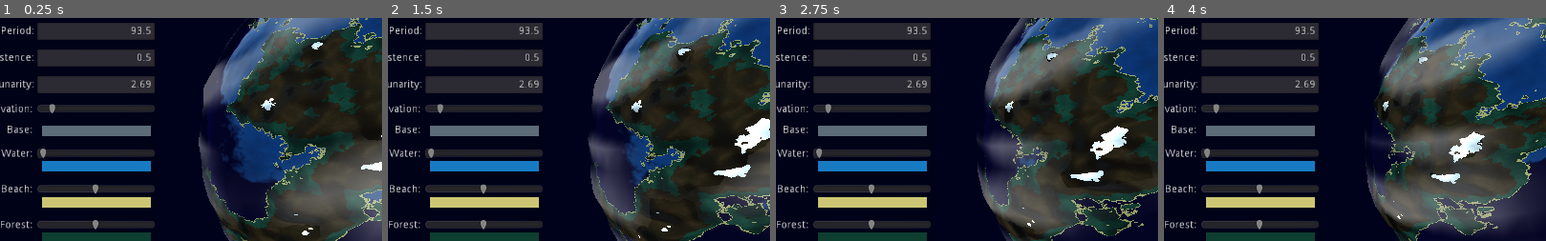
Above: before the commit, frames 1-4 (left to right).
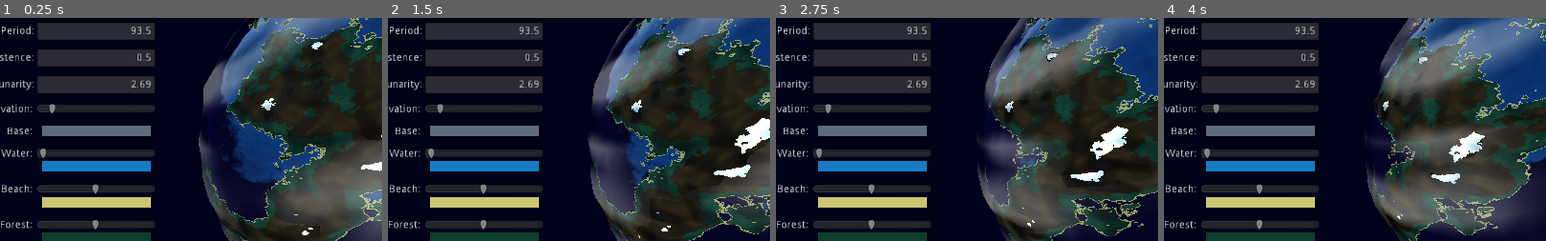
Above: after the commit, the same moments.

Repository: RichoM/SimplexNoiseTest
Game: Godot game, scene res://Test.tscn
Two runs of this game, one before a commit and one after it. Both use one fixed random seed, a clock stepped at 60 frames per second and the inputs below.
Inputs:
- Up to frame 1 (0.25 s): no input
- Up to frame 2 (1.5 s): no input
- Up to frame 3 (2.75 s): no input
- Up to frame 4 (4 s): no input
The pictures show only the part of the screen within x 12-62%, y 23-73%; the shares and areas given below are measured in that part.

The runs differ from the first frame. In frame 1, 0.1% of the frame differs, in the area x 2-9%, y 48-53%; in frame 2, 0.1%; in frame 3, 0.1%; in frame 4, 0.1%.

Commit message:
Small fix in the vertical alignment of one label

Diff:
--- a/godot/GUI.tscn
+++ b/godot/GUI.tscn
@@ -300,6 +300,7 @@
 size_flags_vertical = 1
 text = "Base:"
 align = 2
+valign = 1
 __meta__ = {
 "_edit_use_anchors_": false
 }
